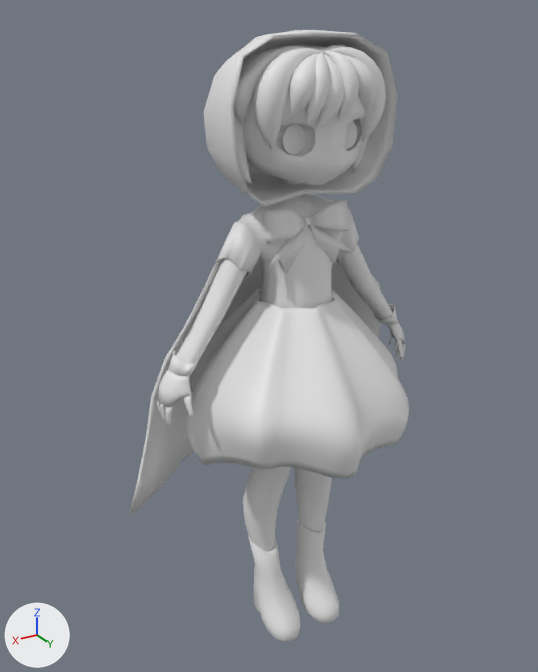
The FBX model Assets/ARQUEIRA.fbx as it was, and as the next commit left it.
Rendered twice from a 50 mm camera at (1.87, 2.91, 1.61) aimed at (0.03, -0.16, 0.08). Every picture has the same lights, and +X, +Y and +Z are marked at lower left. Vertices at the same position are counted once.

Before the edit, the objects in view are built like this:
```python
me_nurbspath_045 = bpy.data.meshes.new('NurbsPath.045')
me_nurbspath_045.from_pydata(...)  # 8832 vertices, 9166 faces; spans x -0.93..0.86, y -0.7..0.62, z -1.68..1.56
ob_saia_pequenalow = bpy.data.objects.new('saia pequenalow', me_nurbspath_045)
ob_saia_pequenalow.location = (0.0, 0.0, 0.0)
```
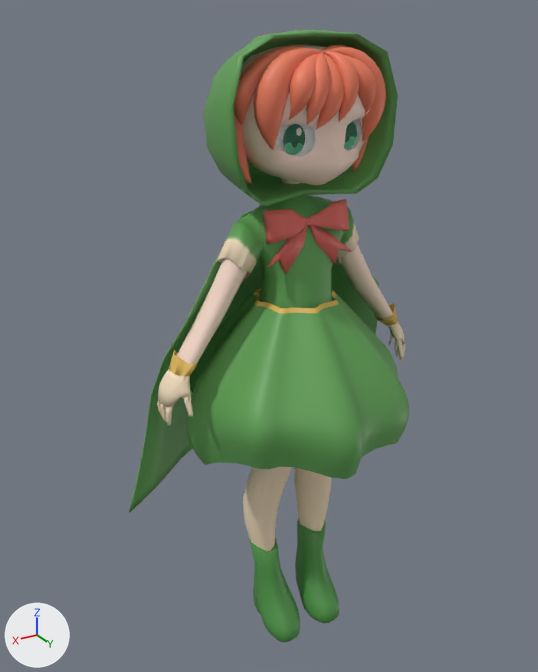
The newer file is also rescaled (x0.526), turned or shifted as a whole; pictures and numbers use the older file's frame.

Where the change shows, as pixel boxes (x1, y1, x2, y2) in the pictures (538 x 672 px):
'saia pequenalow', reshaped: before (130, 30, 409, 642); after (129, 30, 409, 642)
part 1 of me_nurbspath_045, cut back: before (130, 210, 409, 515); after (129, 211, 399, 513)
part 2 of me_nurbspath_045, surface changed: before (160, 268, 343, 487); after (191, 226, 409, 451)
part 3 of me_nurbspath_045, recoloured: (187, 30, 409, 642) in both

The change in detail:
Picture 'texArqueira.png' (img_texarqueira_png) is new.
Material 'Material' (mat_material) is new.
Its texture is img_texarqueira_png (with its transparency).
me_nurbspath_045 is used by ob_saia_pequenalow; location (0.0, 0.0, 0.0).
me_nurbspath_045 had 8832 vertices, 9166 faces and spanned x -0.93..0.86, y -0.7..0.62, z -1.68..1.56.
me_nurbspath_045 now has 7360 vertices, 7724 faces and spans x -0.93..0.86, y -0.7..0.62, z -1.68..1.56.
me_nurbspath_045 part 1: 105 vertices moved from x -0.93..0.86, y -0.67..0.1, z -0.74..0.75 to x -0.93..0.86, y -0.7..0.1, z -0.73..0.76; 1653 vertices removed from x -0.86..0.79, y -0.59..0.61, z -0.55..0.84; 565 vertices added at x -0.91..0.83, y -0.69..0.1, z -0.67..0.76.
me_nurbspath_045 part 2: 118 kept faces spanning x -0.93..0.86, y -0.7..0.49, z -1.66..0.76 get new texture (UV) coordinates.
me_nurbspath_045 part 3: 5081 faces spanning x -0.93..0.86, y -0.7..0.62, z -1.68..1.56 switch from no material to mat_material (picture img_texarqueira_png).
